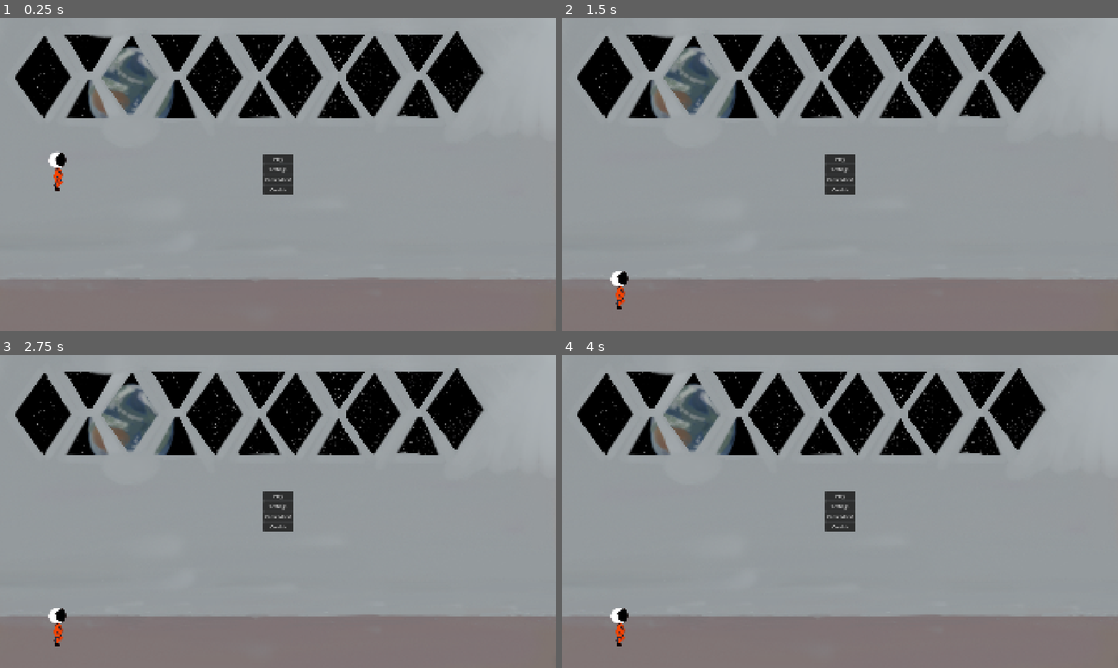
Above: before the commit, frames 1-4 (two rows, left to right).
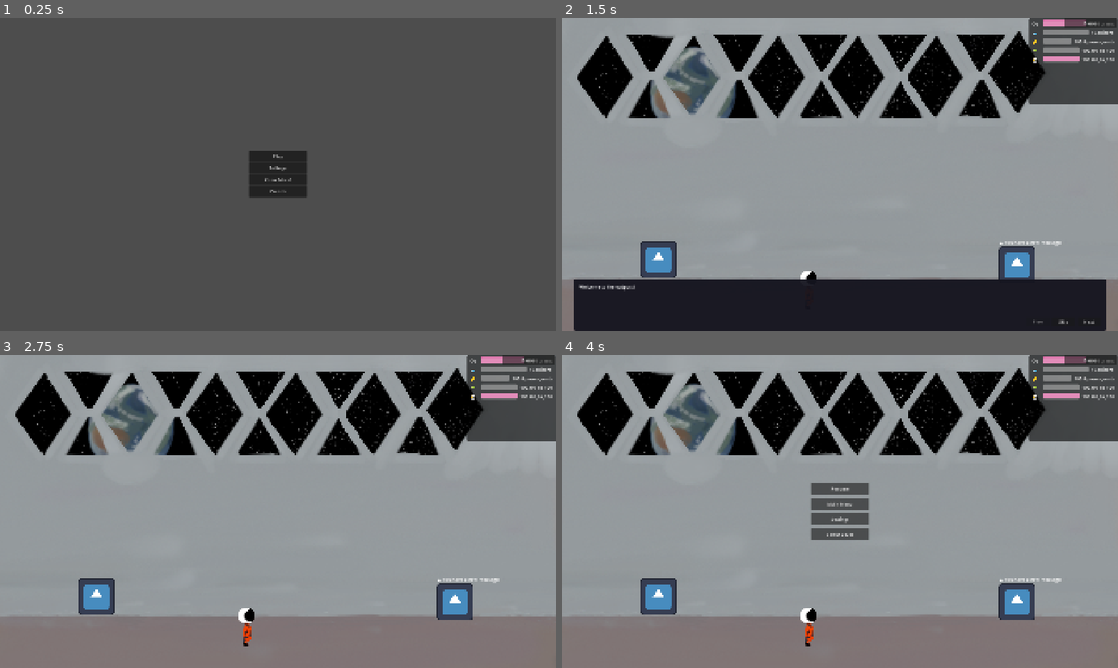
Above: after the commit, the same moments.

Repository: Humera22/little-lunas-journey
Game: Godot game, scene res://Scenes/game.tscn
The game is run twice, just before and just after one commit, with the same random seed, the same clock (stepped at 60 frames per second) and the same inputs. The engine's default icon, where the game draws it, is replaced by a stand-in: a white triangle on a blue panel in a dark square.
Inputs (mouse positions are in pixels of both pictures, inside the frame that each line leads up to):
- Up to frame 1 (0.25 s): no input
- Up to frame 2 (1.5 s): click "Play" at 0.5 s; click (840, 158) at 1.25 s, where only the run before the commit has a clickable "Play"
- Up to frame 3 (2.75 s): click (500, 658) at 2 s, where only the run after the commit has a clickable "Skip"
- Up to frame 4 (4 s): click (840, 517) at 2.75 s, where only the run before the commit has a clickable "Know More!"; click (1090, 361) at 3.5 s, where only the run after the commit has a clickable "Pause"

The runs differ from the first frame. In frame 1, 98% of the frame differs, in the area x 0-100%, y 0-100%; in frame 2, 22%; in frame 3, 6.9%; in frame 4, 7.8%.

Commit message:
Nearly done just need to size the astronaut accordingly and alsoooo add events

Diff:
--- a/Scenes/UI/button.tscn
+++ b/Scenes/UI/button.tscn
@@ -1,5 +1,6 @@
 [gd_scene format=3 uid="uid://cicuhoh2h2cuk"]
 
 [node name="Button" type="Button" unique_id=312432827]
-offset_right = 8.0
-offset_bottom = 8.0
+custom_minimum_size = Vector2(180, 36)
+offset_right = 180.0
+offset_bottom = 36.0
--- a/Scenes/UI/hud.tscn
+++ b/Scenes/UI/hud.tscn
@@ -55,6 +55,7 @@
 size_flags_horizontal = 3
 custom_minimum_size = Vector2(100, 20)
 max_value = 3500.0
+show_percentage = false
 theme_override_styles/background = SubResource("StyleBoxFlat_health")
 
 [node name="OxygenLabel" type="Label" parent="CenterContainer/ResourceBars/OxygenRow" unique_id=270353026]
@@ -76,6 +77,7 @@
 size_flags_horizontal = 3
 custom_minimum_size = Vector2(100, 20)
 max_value = 15.0
+show_percentage = false
 
 [node name="WaterLabel" type="Label" parent="CenterContainer/ResourceBars/WaterRow" unique_id=1937648267]
 layout_mode = 2
@@ -96,6 +98,7 @@
 size_flags_horizontal = 3
 custom_minimum_size = Vector2(100, 20)
 max_value = 100.0
+show_percentage = false
 
 [node name="PowerLabel" type="Label" parent="CenterContainer/ResourceBars/PowerRow" unique_id=135514663]
 layout_mode = 2
@@ -116,6 +119,7 @@
 size_flags_horizontal = 3
 custom_minimum_size = Vector2(100, 20)
 max_value = 100.0
+show_percentage = false
 
 [node name="PHealthLabel" type="Label" parent="CenterContainer/ResourceBars/PHealthRow" unique_id=1999464111]
 layout_mode = 2
@@ -136,6 +140,7 @@
 size_flags_horizontal = 3
 custom_minimum_size = Vector2(100, 20)
 max_value = 100.0
+show_percentage = false
 theme_override_styles/background = SubResource("StyleBoxFlat_health")
 
 [node name="AHealthLabel" type="Label" parent="CenterContainer/ResourceBars/AHealthRow" unique_id=1896731632]
--- a/Scenes/UI/levels_selector.gd
+++ b/Scenes/UI/levels_selector.gd
@@ -1,22 +1,37 @@
 extends ItemList
-@onready var game = get_node('../..')
-@onready var game_data = $"../../GameData"
-@onready var confirmation = $"../Confirmation"
+
+func _get_game():
+	return get_tree().get_first_node_in_group("game")
 
 func _on_item_activated(index: int) -> void:
-	if index == 6:
+	var game = _get_game()
+	if not game:
+		return
+	var game_data = game.get_node("GameData")
+	var confirmation = get_parent().get_node("Confirmation")
+
+	# Last item is the back button
+	if index == get_item_count() - 1:
 		game.ui.show_screen("pause_menu")
-		hide()
 	else:
-		if await confirmation.ask("Do you really want to restart from level " + str(index+1) + "?"):
+		if not game_data.day_snapshots.has(index):
+			return  # Level is locked
+		if await confirmation.ask("Do you really want to restart from level " + str(index + 1) + "?"):
 			game.level_manager.rewind_to_day(index)
 			game.state_machine.change("play")
 			game.ui.show_screen("hud")
-			hide()
 
 func _on_visibility_changed() -> void:
-	for i in range(get_item_count()):
-		if i in game_data.day_snapshots:
-			print(i)
+	if not visible:
+		return
+	var game = _get_game()
+	if not game:
+		return
+	var game_data = game.get_node("GameData")
+	for i in range(get_item_count() - 1):  # Skip the back button
+		if game_data.day_snapshots.has(i):
 			set_item_disabled(i, false)
 			set_item_selectable(i, true)
+		else:
+			set_item_disabled(i, true)
+			set_item_selectable(i, false)
--- a/Scenes/UI/main_menu.gd
+++ b/Scenes/UI/main_menu.gd
@@ -1,8 +1,7 @@
 extends Control
-
-@onready var game = get_node('../..')
 
 
 func _on_play_button_pressed() -> void:
+	var game = get_tree().get_first_node_in_group("game")
 	game.state_machine.change('play')
 	game.level_manager.start_first_day(NewClean.get_initial_state())
--- a/Scenes/UI/main_menu.tscn
+++ b/Scenes/UI/main_menu.tscn
@@ -19,10 +19,10 @@
 anchor_top = 0.5
 anchor_right = 0.5
 anchor_bottom = 0.5
-offset_left = -20.0
-offset_top = -20.0
-offset_right = 20.0
-offset_bottom = 20.0
+offset_left = -100.0
+offset_top = -80.0
+offset_right = 100.0
+offset_bottom = 80.0
 grow_horizontal = 2
 grow_vertical = 2
 
@@ -31,6 +31,7 @@
 
 [node name="VBoxContainer" type="VBoxContainer" parent="PanelContainer/MarginContainer" unique_id=581381303]
 layout_mode = 2
+theme_override_constants/separation = 4
 
 [node name="PlayButton" parent="PanelContainer/MarginContainer/VBoxContainer" unique_id=312432827 instance=ExtResource("1_5wsvm")]
 layout_mode = 2
--- a/Scenes/UI/ui.tscn
+++ b/Scenes/UI/ui.tscn
@@ -9,15 +9,15 @@
 [ext_resource type="Script" uid="uid://db5m6r6ga87jd" path="res://Scripts/UI/choices_dialog.gd" id="6_jfwrg"]
 
 [sub_resource type="StyleBoxFlat" id="StyleBoxFlat_panel"]
+content_margin_left = 24.0
+content_margin_top = 20.0
+content_margin_right = 24.0
+content_margin_bottom = 20.0
 bg_color = Color(0.1, 0.1, 0.15, 0.95)
 corner_radius_top_left = 12
 corner_radius_top_right = 12
+corner_radius_bottom_right = 12
 corner_radius_bottom_left = 12
-corner_radius_bottom_right = 12
-content_margin_left = 24.0
-content_margin_right = 24.0
-content_margin_top = 20.0
-content_margin_bottom = 20.0
 
 [node name="UI" type="CanvasLayer" unique_id=1779952027]
 script = ExtResource("1_ahcct")
@@ -27,6 +27,7 @@
 [node name="HUD" parent="." unique_id=304500825 instance=ExtResource("2_de23q")]
 
 [node name="PauseMenu" type="Control" parent="." unique_id=546702791]
+process_mode = 3
 layout_mode = 3
 anchors_preset = 15
 anchor_right = 1.0
@@ -48,32 +49,34 @@
 theme_override_constants/separation = 12
 
 [node name="ResumeButton" type="Button" parent="PauseMenu/CenterContainer/VBoxContainer" unique_id=1062231729]
+custom_minimum_size = Vector2(200, 40)
 layout_mode = 2
-custom_minimum_size = Vector2(200, 40)
 text = "Resume"
 
 [node name="MainMenuButton" type="Button" parent="PauseMenu/CenterContainer/VBoxContainer" unique_id=1713455287]
+custom_minimum_size = Vector2(200, 40)
 layout_mode = 2
-custom_minimum_size = Vector2(200, 40)
 text = "Main Menu"
 
 [node name="SettingsButton" type="Button" parent="PauseMenu/CenterContainer/VBoxContainer" unique_id=24955907]
+custom_minimum_size = Vector2(200, 40)
 layout_mode = 2
-custom_minimum_size = Vector2(200, 40)
 text = "Settings"
 
 [node name="SelectLevelButton" type="Button" parent="PauseMenu/CenterContainer/VBoxContainer" unique_id=1719673881]
+custom_minimum_size = Vector2(200, 40)
 layout_mode = 2
-custom_minimum_size = Vector2(200, 40)
 text = "Select Level"
 
 [node name="Menu" type="Control" parent="." unique_id=1319198906]
+visible = false
 layout_mode = 3
 anchors_preset = 15
 anchor_right = 1.0
 anchor_bottom = 1.0
 grow_horizontal = 2
 grow_vertical = 2
+mouse_filter = 2
 
 [node name="GameOver" type="Control" parent="." unique_id=1382348270]
 layout_mode = 3
@@ -84,8 +87,8 @@
 grow_vertical = 2
 
 [node name="LevelsSelector" type="ItemList" parent="." unique_id=355701981]
+process_mode = 3
 visible = false
-layout_mode = 1
 anchors_preset = 8
 anchor_left = 0.5
 anchor_top = 0.5
@@ -97,9 +100,28 @@
 offset_bottom = 150.0
 grow_horizontal = 2
 grow_vertical = 2
+item_count = 7
+item_0/text = "Day 1"
+item_1/text = "Day 2"
+item_1/disabled = true
+item_1/selectable = false
+item_2/text = "Day 3"
+item_2/disabled = true
+item_2/selectable = false
+item_3/text = "Day 4"
+item_3/disabled = true
+item_3/selectable = false
+item_4/text = "Day 5"
+item_4/disabled = true
+item_4/selectable = false
+item_5/text = "Day 6"
+item_5/disabled = true
+item_5/selectable = false
+item_6/text = "< Back"
 script = ExtResource("4_1c2ca")
 
 [node name="Confirmation" type="ConfirmationDialog" parent="." unique_id=1269804743]
+process_mode = 3
 script = ExtResource("5_duuxe")
 
 [node name="ChoicesDialog" type="Control" parent="." unique_id=819264861]
@@ -140,15 +162,14 @@
 
 [node name="Title" type="Label" parent="ChoicesDialog/CenterContainer/Panel/VBoxLayout" unique_id=819264866]
 layout_mode = 2
+theme_override_font_sizes/font_size = 22
 text = "Day Event"
-theme_override_font_sizes/font_size = 22
 horizontal_alignment = 1
 
 [node name="Dialogue" type="Label" parent="ChoicesDialog/CenterContainer/Panel/VBoxLayout" unique_id=819264867]
+custom_minimum_size = Vector2(0, 60)
 layout_mode = 2
-text = ""
 autowrap_mode = 3
-custom_minimum_size = Vector2(0, 60)
 
 [node name="ChoicesContainer" type="VBoxContainer" parent="ChoicesDialog/CenterContainer/Panel/VBoxLayout" unique_id=819264868]
 layout_mode = 2
@@ -156,9 +177,13 @@
 
 [node name="ContinueButton" type="Button" parent="ChoicesDialog/CenterContainer/Panel/VBoxLayout" unique_id=819264869]
 visible = false
+custom_minimum_size = Vector2(0, 36)
 layout_mode = 2
-custom_minimum_size = Vector2(0, 36)
 text = "Continue"
 
 [connection signal="pressed" from="PauseMenu/CenterContainer/VBoxContainer/ResumeButton" to="PauseMenu" method="_on_resume_button_pressed"]
 [connection signal="pressed" from="PauseMenu/CenterContainer/VBoxContainer/SelectLevelButton" to="PauseMenu" method="_on_select_level_button_pressed"]
+[connection signal="item_activated" from="LevelsSelector" to="LevelsSelector" method="_on_item_activated"]
+[connection signal="visibility_changed" from="LevelsSelector" to="LevelsSelector" method="_on_visibility_changed"]
+[connection signal="confirmed" from="Confirmation" to="Confirmation" method="_on_confirmed"]
+[connection signal="canceled" from="Confirmation" to="Confirmation" method="_on_canceled"]
--- a/Scenes/game.tscn
+++ b/Scenes/game.tscn
@@ -10,10 +10,11 @@
 [node name="Game" type="Node2D" unique_id=1900424955]
 script = ExtResource("1_i6g32")
 
+[node name="World" parent="." unique_id=1469635593 instance=ExtResource("4_3dryh")]
+
 [node name="GameStateMachine" type="Node" parent="." unique_id=1274881277]
+process_mode = 3
 script = ExtResource("5_1l0tm")
-
-[node name="World" parent="." unique_id=1469635593 instance=ExtResource("4_3dryh")]
 
 [node name="UI" parent="." unique_id=617180033 instance=ExtResource("1_qxrlw")]
 
--- a/Scenes/world.tscn
+++ b/Scenes/world.tscn
@@ -4,6 +4,7 @@
 [ext_resource type="Texture2D" uid="uid://dl0hg5qwoct7v" path="res://Assets/bg1.png" id="2_8j60k"]
 [ext_resource type="Script" uid="uid://u2jv24ercohg" path="res://Scripts/player.gd" id="2_o06y3"]
 [ext_resource type="Texture2D" uid="uid://dfpms3py8usm6" path="res://Assets/bg2.png" id="4_5ukr8"]
+[ext_resource type="Texture2D" uid="uid://cqi0whdro4fvk" path="res://icon.svg" id="4_5v1tr"]
 [ext_resource type="Script" uid="uid://grijgqnfuqw" path="res://Scripts/bed.gd" id="4_k7acu"]
 [ext_resource type="Script" uid="uid://btr76wqknd0tr" path="res://Scripts/communicator.gd" id="6_5v1tr"]
 [ext_resource type="Script" uid="uid://c8p27rfy5niis" path="res://Scripts/day_content.gd" id="7_dayct"]
@@ -28,34 +29,54 @@
 script = ExtResource("7_dayct")
 
 [node name="Bed" type="Area2D" parent="InsideNode/DayContent" unique_id=526388559]
-position = Vector2(300, 500)
+position = Vector2(333, 834)
 script = ExtResource("4_k7acu")
 
 [node name="CollisionShape2D" type="CollisionShape2D" parent="InsideNode/DayContent/Bed" unique_id=1014628109]
+scale = Vector2(5.96, 5.96)
 shape = SubResource("RectangleShape2D_msh5w")
 
+[node name="Sprite2D" type="Sprite2D" parent="InsideNode/DayContent/Bed" unique_id=1924037027]
+texture = ExtResource("4_5v1tr")
+
+[node name="InteractHint" type="Label" parent="InsideNode/DayContent/Bed" unique_id=889012400]
+visible = false
+z_index = 10
+offset_left = -60.0
+offset_top = -90.0
+offset_right = 60.0
+offset_bottom = -70.0
+text = "[E] Sleep"
+horizontal_alignment = 1
+
 [node name="Communicator" type="Area2D" parent="InsideNode/DayContent" unique_id=1659355]
-position = Vector2(600, 400)
+position = Vector2(1571, 852)
 script = ExtResource("6_5v1tr")
 
 [node name="CollisionShape2D" type="CollisionShape2D" parent="InsideNode/DayContent/Communicator" unique_id=339414681]
+scale = Vector2(6.72, 6.72)
 shape = SubResource("RectangleShape2D_qspnv")
+
+[node name="Sprite2D" type="Sprite2D" parent="InsideNode/DayContent/Communicator" unique_id=60109997]
+texture = ExtResource("4_5v1tr")
 
 [node name="DayIndicator" type="Label" parent="InsideNode/DayContent/Communicator" unique_id=889012345]
 visible = false
+z_index = 10
 offset_left = -60.0
-offset_top = -50.0
+offset_top = -90.0
 offset_right = 60.0
-offset_bottom = -30.0
-text = "▲ New Day"
+offset_bottom = -70.0
+text = "▲ You have a new message!"
 horizontal_alignment = 1
 
 [node name="InteractHint" type="Label" parent="InsideNode/DayContent/Communicator" unique_id=889012346]
 visible = false
+z_index = 10
 offset_left = -60.0
-offset_top = -30.0
+offset_top = -70.0
 offset_right = 60.0
-offset_bottom = -10.0
+offset_bottom = -50.0
 text = "[E] Open"
 horizontal_alignment = 1
 
@@ -73,13 +94,13 @@
 texture = ExtResource("4_5ukr8")
 
 [node name="Player" parent="." unique_id=1329304662 instance=ExtResource("1_a02cp")]
-position = Vector2(200, 500)
+position = Vector2(852, 845)
 script = ExtResource("2_o06y3")
 
-[node name="StaticBody2D" type="StaticBody2D" parent="." unique_id=1171793474]
+[node name="Ground" type="StaticBody2D" parent="." unique_id=1171793474]
 position = Vector2(852, 1005)
 
-[node name="CollisionShape2D" type="CollisionShape2D" parent="StaticBody2D" unique_id=526055985]
+[node name="CollisionShape2D" type="CollisionShape2D" parent="Ground" unique_id=526055985]
 shape = SubResource("WorldBoundaryShape2D_qspnv")
 
 [connection signal="body_entered" from="InsideNode/DayContent/Bed" to="InsideNode/DayContent/Bed" method="_on_body_entered"]
--- a/Scripts/States/main_menu_state.gd
+++ b/Scripts/States/main_menu_state.gd
@@ -3,6 +3,7 @@
 
 
 func enter(params = null) -> void:
+	context.world.hide()
 	context.ui.show_screen('main_menu')
 
 
--- a/Scripts/States/play_state.gd
+++ b/Scripts/States/play_state.gd
@@ -4,6 +4,7 @@
 func enter(params = null) -> void:
 	context.get_tree().paused = false
 	context.ui.show_screen('hud')
+	context.world.show()
 	connect_gameplay_signals()
 
 func exit() -> void:
@@ -18,8 +19,8 @@
 
 
 func connect_gameplay_signals():
-	# Communicator is at World > Inside > DayContent > Communicator
-	var communicator = context.world.get_node("Inside/DayContent/Communicator")
+	# Communicator is at World > InsideNode > DayContent > Communicator
+	var communicator = context.world.get_node("InsideNode/DayContent/Communicator")
 	# ChoicesDialog is in the UI CanvasLayer
 	var choice_dialog = context.ui.get_node("ChoicesDialog")
 
@@ -34,8 +35,13 @@
 
 
 func _on_communicator_interacted():
-	var day_content = context.world.get_node("Inside/DayContent")
+	var day_content = context.world.get_node("InsideNode/DayContent")
+	if day_content.event_handled:
+		return  # Already handled this day's event
+
 	var event_data = day_content.get_current_event()
+	if event_data.is_empty():
+		return
 
 	var choice_dialog = context.ui.get_node("ChoicesDialog")
 	if choice_dialog:
@@ -44,6 +50,9 @@
 
 func _on_choice_selected(choice_id: String):
 	print("Player selected: ", choice_id)
+
+	var day_content = context.world.get_node("InsideNode/DayContent")
+	day_content.mark_event_handled()
 
 	var game_data = context.level_manager.game_data
 
@@ -67,3 +76,5 @@
 
 func _on_news_closed():
 	print("Player finished reading the news.")
+	var day_content = context.world.get_node("InsideNode/DayContent")
+	day_content.mark_event_handled()
--- a/Scripts/UI/choices_dialog.gd
+++ b/Scripts/UI/choices_dialog.gd
@@ -49,7 +49,7 @@
 	# Hide the DayIndicator on the communicator when the dialog opens
 	var game = get_tree().get_first_node_in_group("game")
 	if game:
-		var indicator = game.get_node_or_null("World/Inside/DayContent/Communicator/DayIndicator")
+		var indicator = game.get_node_or_null("World/InsideNode/DayContent/Communicator/DayIndicator")
 		if indicator:
 			indicator.hide()
 
--- a/Scripts/UI/pause_menu.gd
+++ b/Scripts/UI/pause_menu.gd
@@ -1,8 +1,9 @@
 extends Control
-@onready var game = get_node('../..')
 
 func _on_resume_button_pressed() -> void:
+	var game = get_tree().get_first_node_in_group("game")
 	game.state_machine.change('play')
 
 func _on_select_level_button_pressed() -> void:
+	var game = get_tree().get_first_node_in_group("game")
 	game.ui.show_screen('level_selector')
--- a/Scripts/bed.gd
+++ b/Scripts/bed.gd
@@ -1,11 +1,16 @@
 extends Area2D
 
 var player_nearby = false
+
+@onready var interact_hint: Label = $InteractHint
 
 func _ready() -> void:
 	pass
 
 func _process(_delta: float) -> void:
+	if interact_hint:
+		interact_hint.visible = player_nearby
+
 	if Input.is_action_just_pressed("interact") and player_nearby:
 		# Get LevelManager from the scene tree root
 		var game = get_tree().get_first_node_in_group("game")
--- a/Scripts/day_content.gd
+++ b/Scripts/day_content.gd
@@ -1,10 +1,12 @@
 extends Node2D
 
 var current_day_data: Dictionary = {}
+var event_handled: bool = false
 
 
 func setup_day(day_data: Dictionary):
 	current_day_data = day_data.duplicate(true)
+	event_handled = false
 	# Show the day indicator on the communicator when a new day starts
 	var indicator = get_node_or_null("Communicator/DayIndicator")
 	if indicator:
@@ -13,3 +15,7 @@
 
 func get_current_event() -> Dictionary:
 	return current_day_data.duplicate(true)
+
+
+func mark_event_handled():
+	event_handled = true
--- a/Scripts/level_manager.gd
+++ b/Scripts/level_manager.gd
@@ -2,7 +2,7 @@
 extends Node
 
 @onready var game_data = get_parent().get_node("GameData")
-@onready var day_content: Node = get_node("../World/Inside/DayContent")
+@onready var day_content: Node = get_node("../World/InsideNode/DayContent")
 
 
 func start_first_day(starting_resources: Dictionary):
--- a/Scripts/player.gd
+++ b/Scripts/player.gd
@@ -48,8 +48,8 @@
 	if not world:
 		return
 
-	var inside = world.get_node_or_null("Inside")
-	var outside = world.get_node_or_null("Outside")
+	var inside = world.get_node_or_null("InsideNode")
+	var outside = world.get_node_or_null("OutsideNode")
 	if not inside or not outside:
 		return
 
--- a/Scripts/ui.gd
+++ b/Scripts/ui.gd
@@ -14,6 +14,8 @@
 	hud.hide()
 	pause_menu.hide()
 	game_over.hide()
+	level_selector.hide()
+	choices_dialog.hide()
 
 	match screen_name:
 		'main_menu':
--- a/project.godot
+++ b/project.godot
@@ -23,6 +23,7 @@
 
 window/size/viewport_width=1920
 window/size/viewport_height=1080
+window/size/mode=3
 window/stretch/mode="canvas_items"
 window/stretch/aspect="expand"
 
Not shown: 1 places in Scenes/UI/ui.tscn that only renumber resources
